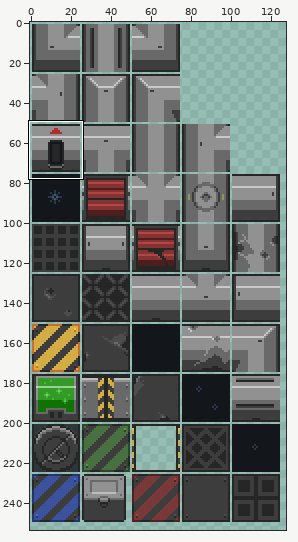
Two versions of one sprite sheet, core/assets/game2.png. Above, an overview of the earlier version with the close-up marked.
Close-up. The starting point:
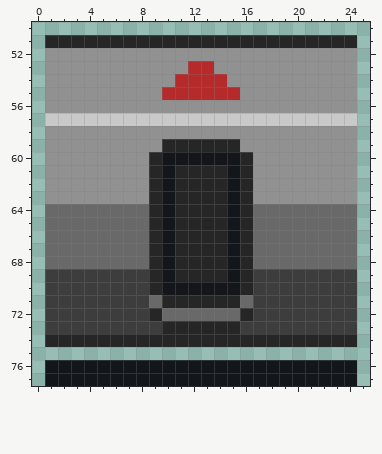
The file is 128x256 pixels. Colours within 5 levels of each other are drawn and written as one. Shown: x 0..25, y 50..77. The wide view leaves out empty margins. The commit also changed other parts of the picture, which this record leaves out.
Now the later version:
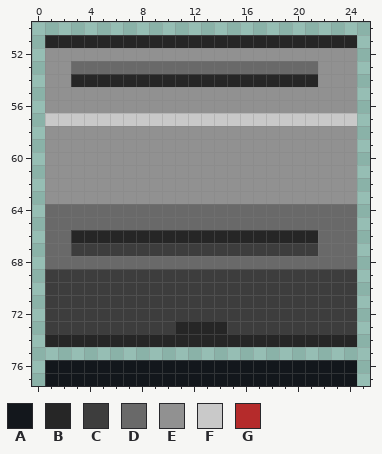
Palette (. is transparent): A #13171c  B #262626  C #3d3d3d  D #696969  E #919191  F #c9c9c9  G #b52b2b
Changes in this commit:
y 53: x 3..21 EEEEEEEEEGGEEEEEEEE -> DDDDDDDDDDDDDDDDDDD
y 54: x 3..21 EEEEEEEEGGGGEEEEEEE -> BBBBBBBBBBBBBBBBBBB
y 55: x 10..15 GGGGGG -> EEEEEE
y 59: x 10..15 BBBBBB -> EEEEEE
y 60: x 9..16 BAAAAAAB -> EEEEEEEE
y 61..63: x 9..16 BABBBBAB -> EEEEEEEE
y 64..65: x 9..16 BABBBBAB -> DDDDDDDD
y 66: x 3..8 DDDDDD -> BBBBBB; x 10 A -> B; x 15 A -> B; x 17..21 DDDDD -> BBBBB
y 67: x 3..21 DDDDDDBABBBBABDDDDD -> CCCCCCCCCCCCCCCCCCC
y 68: x 9..16 BABBBBAB -> DDDDDDDD
y 69: x 9..16 BABBBBAB -> CCCCCCCC
y 70: x 9..16 BAAAAAAB -> CCCCCCCC
y 71: x 9..16 DBBBBBBD -> CCCCCCCC
y 72: x 9..16 BDDDDDDB -> CCCCCCCC
y 73: x 10 B -> C; x 15 B -> C
Changed places in both close-ups, as pixel boxes (x1, y1, x2, y2):
changed: (71, 61, 318, 100)
changed: (71, 139, 318, 334)
